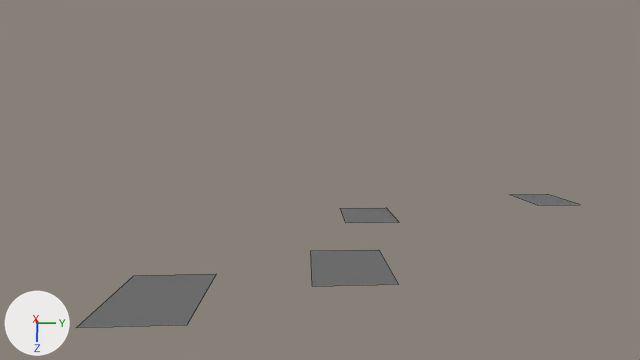
Renders of the Blender file blender_scene/gt_track.blend from each side of a commit.
Before and after are seen from the file's camera 'track1.fspy'. The lights are fixed; the arrows at lower left show +X, +Y and +Z. Mesh edges are drawn as thin lines.
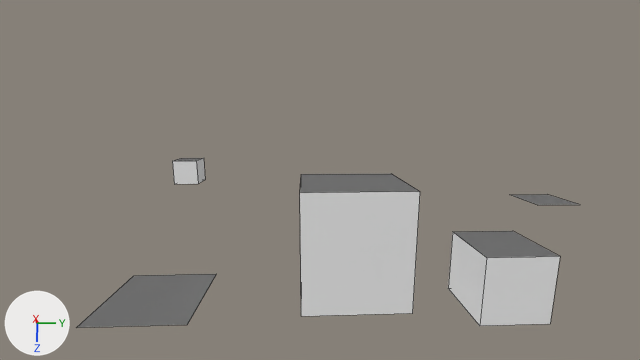
Commit message: Added reference scene.

Boxes [x1, y1, x2, y2] around the edits, measured in the pictures (640 x 360 px):
'Plane.004', added
    after: [300, 174, 420, 316]
'Cube', added
    after: [448, 231, 560, 326]
'Plane.003', deleted
    before: [311, 250, 398, 286]
'Cube.001', added
    after: [172, 158, 205, 184]

Edits to the bpy script that builds the scene:
```text
Add me_cube_002:
    me_cube_002.from_pydata(...)  # a box spanning x -1.0..1.0, y -1.0..1.0, z -1.0..1.0
Add me_plane_004:
    me_plane_004.from_pydata(...)  # a box spanning x -13.4..-10.96, y -1.04..1.64, z -3.0..0.0
Remove ob_plane_003:
    ob_plane_003 = bpy.data.objects.new('Plane.003', me_plane_003)
    ob_plane_003.location = (-10.79, 0.47, 0.0)
    ob_plane_003.scale = (1.22, 1.22, 1.22)
Add ob_cube_001:
    ob_cube_001 = bpy.data.objects.new('Cube.001', me_cube_002)
    ob_cube_001.location = (5.75, -10.3, -0.53)
    ob_cube_001.scale = (0.914, 0.914, 0.914)
Add ob_plane_004:
    ob_plane_004 = bpy.data.objects.new('Plane.004', me_plane_004)
    ob_plane_004.location = (0.0, 0.0, 0.0)
Add ob_cube:
    ob_cube = bpy.data.objects.new('Cube', me_cube_002.copy())
    ob_cube.location = (-11.55, 4.85, 0.0)
```
